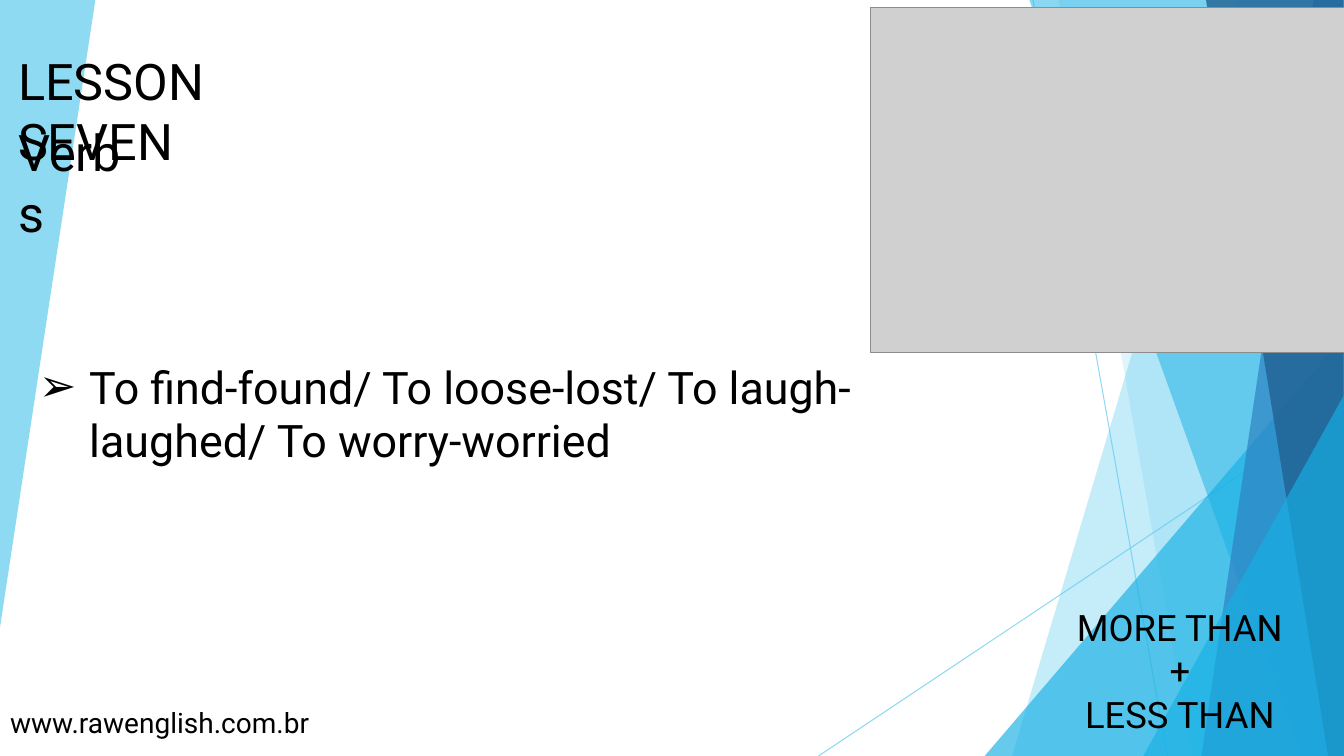
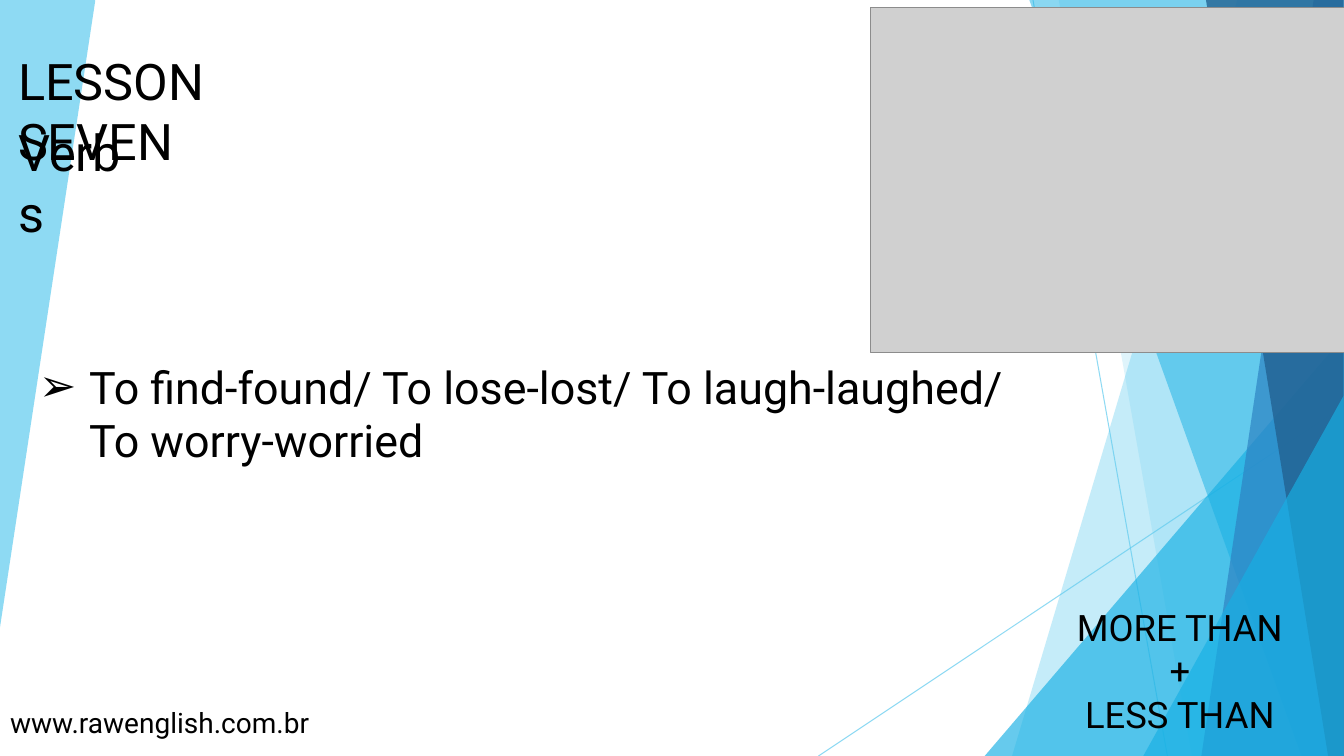
Before and after one commit to rawdre/ai-consulting, a slide deck: slide 21 of books/book-three-raw-english.pptx (slide 15 before the commit). Drawn at 1344x756 pixels with LibreOffice and Linux fonts; fonts in the diff are those of the drawing; grey boxes stand for pictures. Boxes give left, top, right and bottom in pixels: in the first picture for what was removed or moved away, otherwise in the second. Text is boxed around its words. In the diff, an @@ line names an element or a change of style, - is before the commit and + after.

```diff
--- a/books/book-three-raw-english.pptx
+++ b/books/book-three-raw-english.pptx
@@ text at box(89, 370, 1002, 467): text changed @@
-➢ To find-found/ To loose-lost/ To laugh-laughed/ To worry-worried
+➢ To find-found/ To lose-lost/ To laugh-laughed/ To worry-worried
```
Also in this commit, not shown: 6 other slides changed, 10 slides added.
